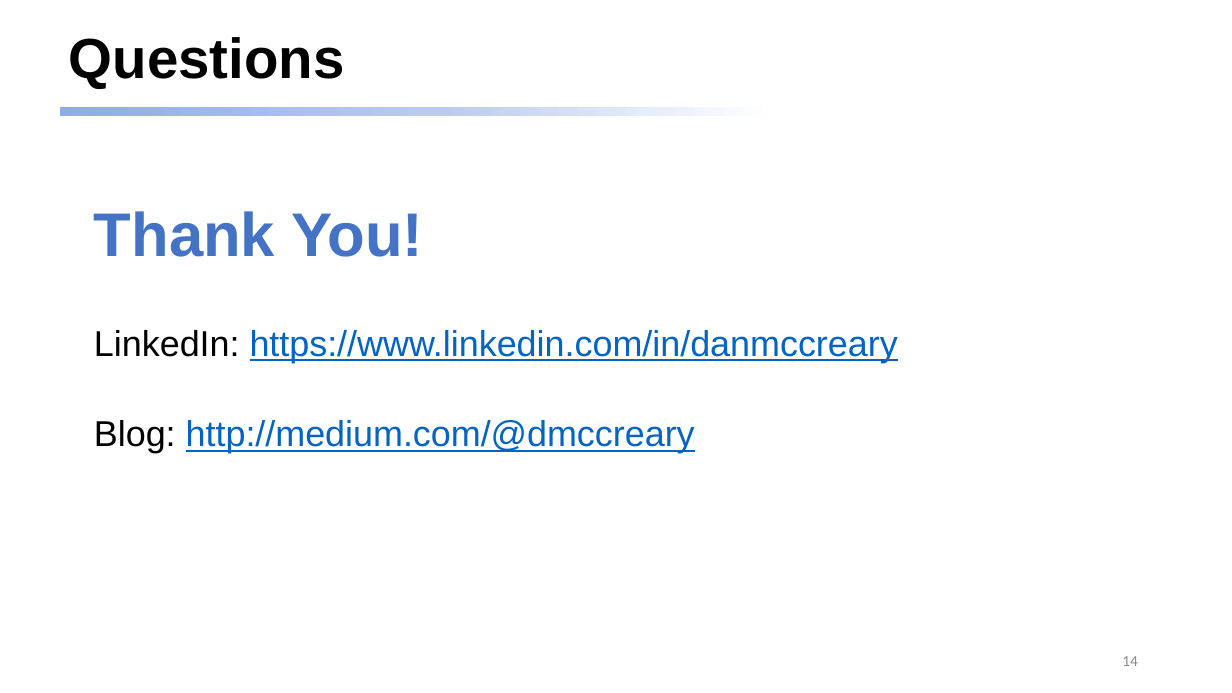
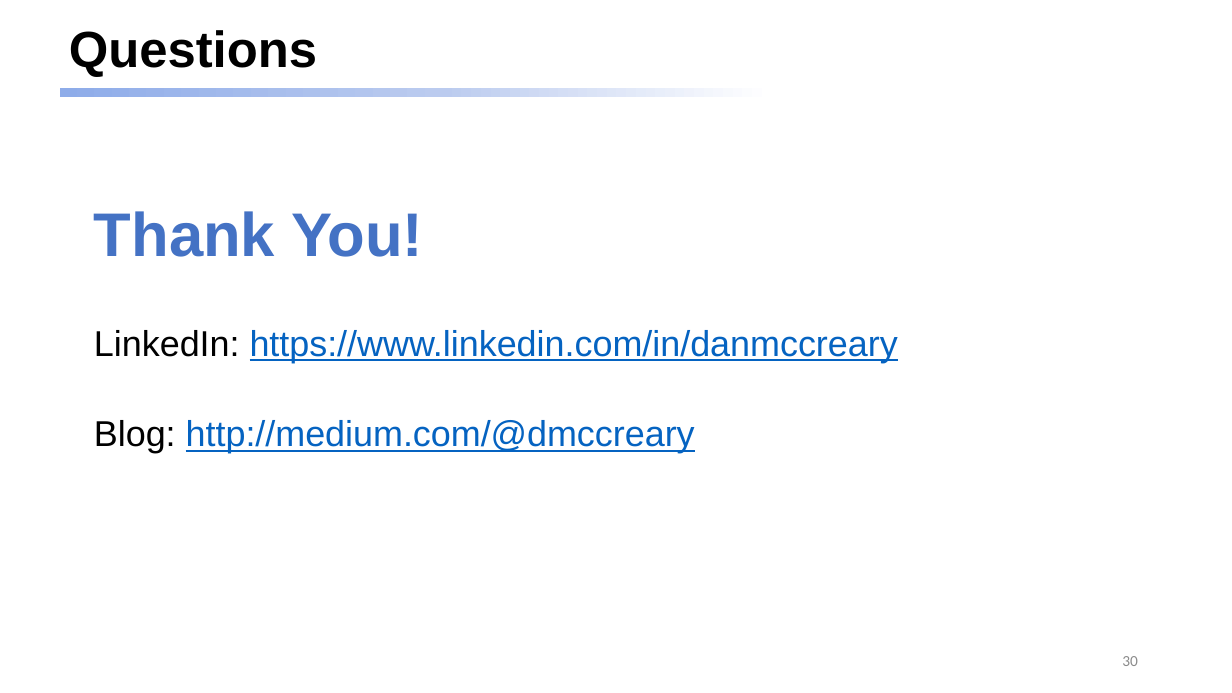
Before and after one commit to dmccreary/genai-arch-patterns, a slide deck: slide 30 of slides/One-Hour-Talk.pptx (slide 14 before the commit). Drawn at 1232x693 pixels with LibreOffice and Linux fonts; fonts in the diff are those of the drawing. Boxes give left, top, right and bottom in pixels: in the first picture for what was removed or moved away, otherwise in the second. Text is boxed around its words. In the diff, an @@ line names an element or a change of style, - is before the commit and + after.

```diff
--- a/slides/One-Hour-Talk.pptx
+++ b/slides/One-Hour-Talk.pptx
@@ title "Questions" at box(69, 30, 317, 77): size 44 to 39.6 pt @@
@@ rectangle: place and size @@
-rectangle at box(59, 107, 1122, 116)
+rectangle at box(59, 88, 1122, 97)
@@ page number at box(1122, 656, 1138, 666): text changed @@
-14
+30
```
Also in this commit, not shown: 12 other slides changed, 16 slides added.
